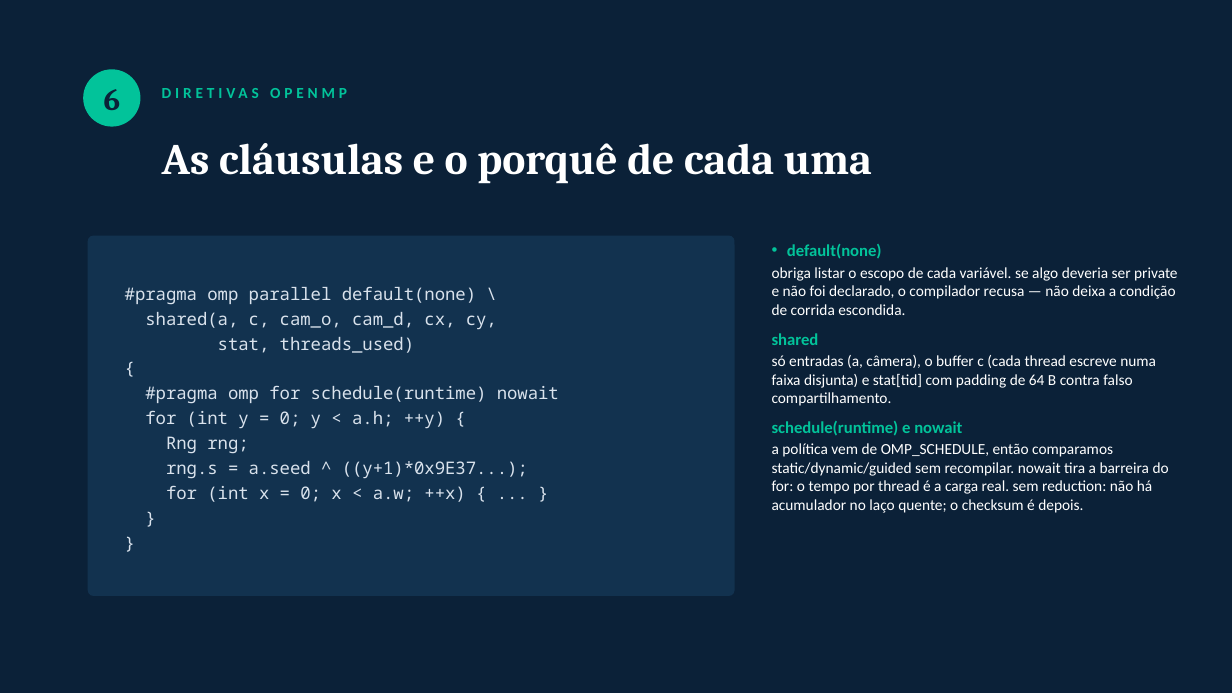
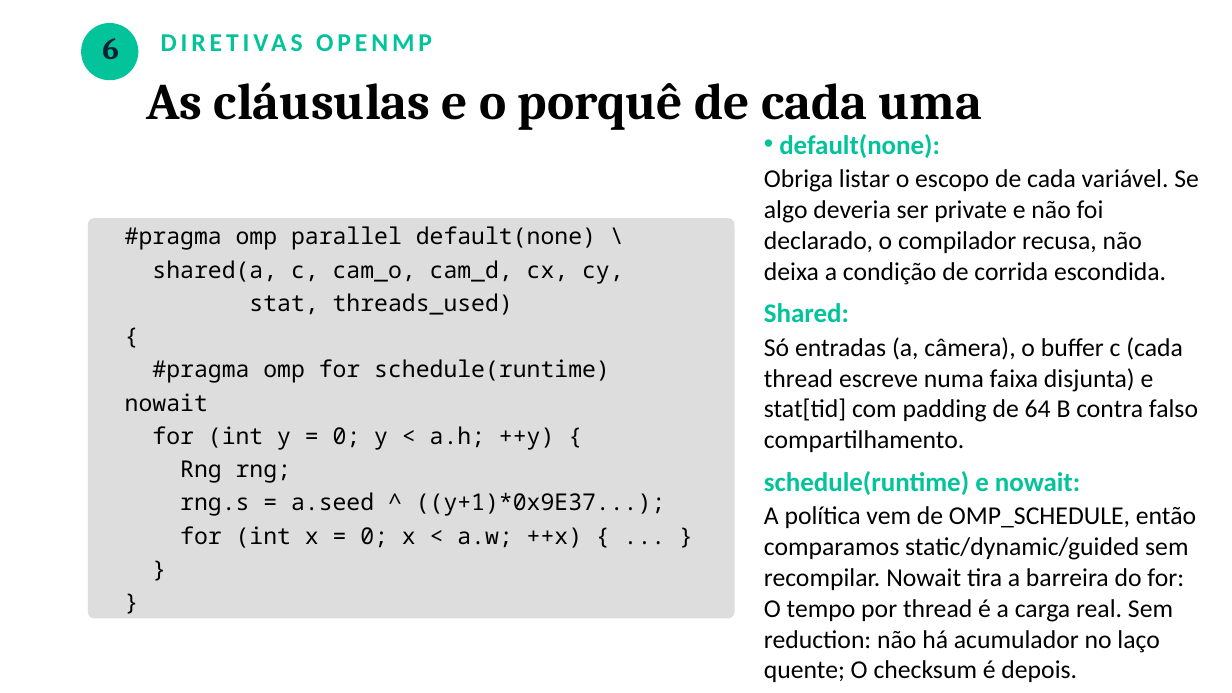
Before and after one commit to bengo501/T1-CompPar-ParalelizacaoDeUmaAplicacaoComOpenMP-, a slide deck: slide 7 of apresentacao/Apresentacao_T1_OpenMP.pptx. Drawn at 1232x693 pixels with LibreOffice and Linux fonts; fonts in the diff are those of the drawing. Boxes give left, top, right and bottom in pixels: in the first picture for what was removed or moved away, otherwise in the second. Text is boxed around its words. In the diff, an @@ line names an element or a change of style, - is before the commit and + after.

```diff
--- a/apresentacao/Apresentacao_T1_OpenMP.pptx
+++ b/apresentacao/Apresentacao_T1_OpenMP.pptx
@@ background #0B2138 to #FFFFFF @@
@@ ellipse: place and size @@
-ellipse at (83,69,140,127)
+ellipse at (81,23,139,80)
@@ text "6": place and size @@
-text "6" at (104,89,121,110)
+text "6" at (102,38,119,59)
@@ text "DIRETIVAS OPENMP": place and size @@
-text "DIRETIVAS OPENMP" at (162,88,347,98)
+text "DIRETIVAS OPENMP" at (161,25,900,57)
@@ text "DIRETIVAS OPENMP" at (161,25,900,57): size 12 to 20 pt @@
@@ text "As cláusulas e o porquê ...": place and size @@
-text "As cláusulas e o porquê ..." at (162,143,872,184)
+text "As cláusulas e o porquê ..." at (146,82,983,130)
@@ text "As cláusulas e o porquê ..." at (146,82,983,130): size 34 to 40 pt, text colour #FFFFFF to #000000 @@
@@ text at (764,134,1199,682): text changed; size 12 to 20 pt; text colour #FFFFFF to #000000 @@
-• default(none)
-obriga listar o escopo de cada variável. se algo deveria ser private e não foi declarado, o compilador recusa — não deixa a condição de corrida escondida.
-shared
-só entradas (a, câmera), o buffer c (cada thread escreve numa faixa disjunta) e stat[tid] com padding de 64 B contra falso compartilhamento.
-schedule(runtime) e nowait
-a política vem de OMP_SCHEDULE, então comparamos static/dynamic/guided sem recompilar. nowait tira a barreira do for: o tempo por thread é a carga real. sem reduction: não há acumulador no laço quente; o checksum é depois.
+• default(none):
+Obriga listar o escopo de cada variável. Se algo deveria ser private e não foi declarado, o compilador recusa, não deixa a condição de corrida escondida.
+Shared:
+Só entradas (a, câmera), o buffer c (cada thread escreve numa faixa disjunta) e stat[tid] com padding de 64 B contra falso compartilhamento.
+schedule(runtime) e nowait:
+A política vem de OMP_SCHEDULE, então comparamos static/dynamic/guided sem recompilar. Nowait tira a barreira do for: O tempo por thread é a carga real. Sem reduction: não há acumulador no laço quente; O checksum é depois.
@@ rounded rectangle: place and size @@
-rounded rectangle at (88,236,735,596)
+rounded rectangle at (88,218,735,618)
@@ rounded rectangle at (88,218,735,618): fill #12324F to #DDDDDD @@
@@ text "#pragma omp parallel default(none) \" at (125,226,665,548): size 13.5 to 18 pt, text colour #D9E2EC to #000000 @@
```
Also in this commit, not shown: 10 other slides changed, 2 other files.
